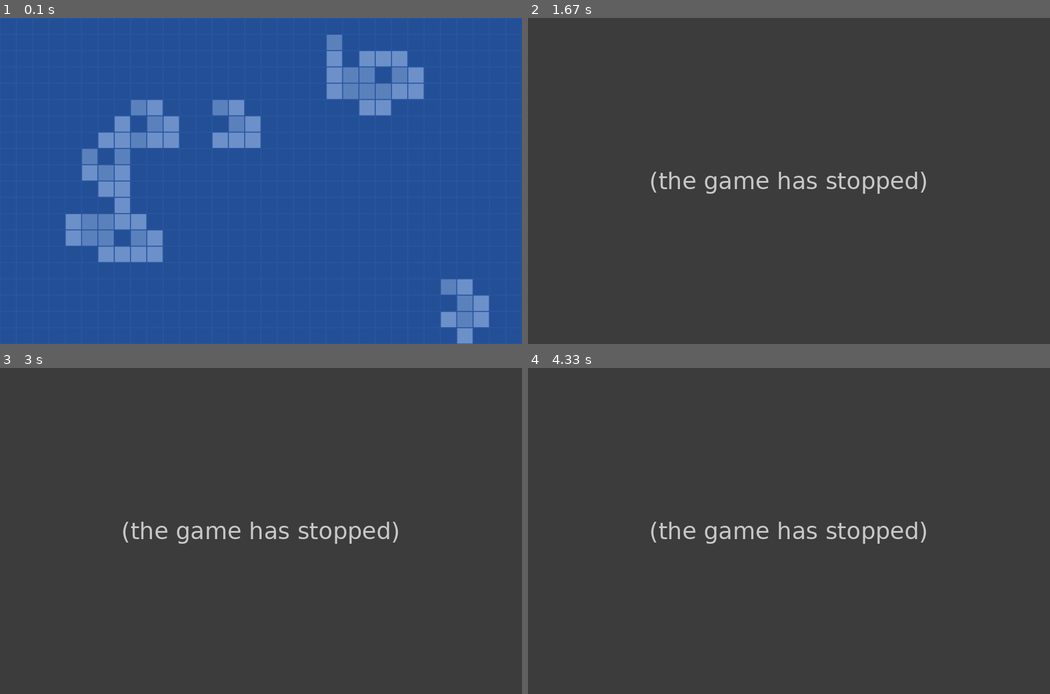
Above: before the commit, frames 1-4 (two rows, left to right).
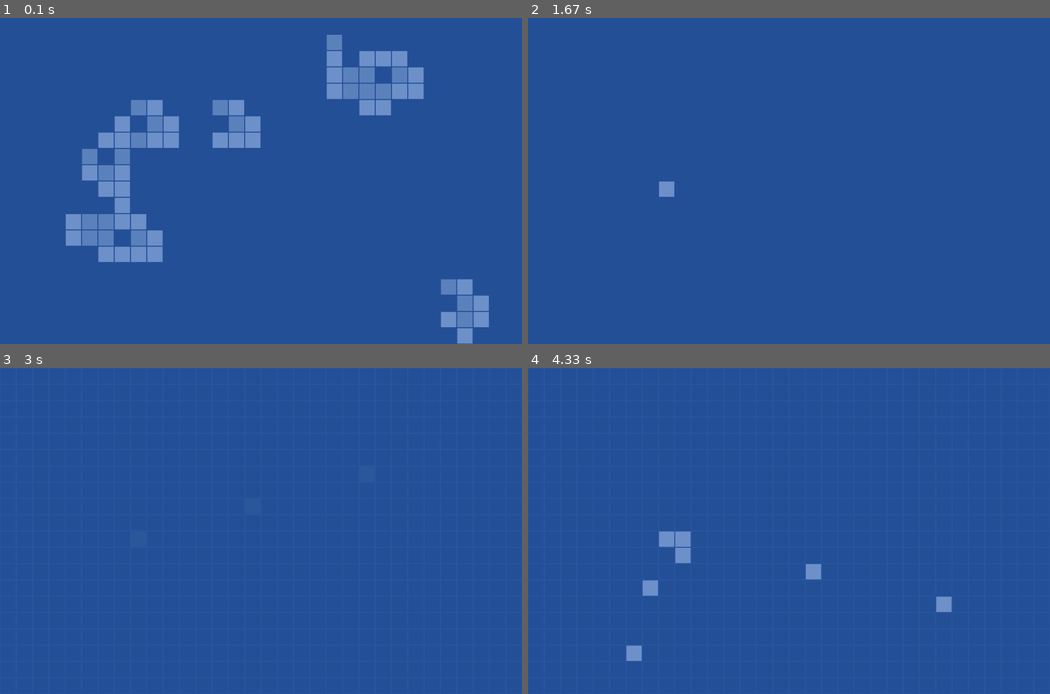
Above: after the commit, the same moments.

Repository: rejschaap/pygame-of-life
Game: pygame game, started from main.py
The game is run twice, just before and just after one commit, with the same random seed, the same clock (stepped at 60 frames per second) and the same inputs.
Inputs (mouse positions are in pixels of both pictures, inside the frame that each line leads up to):
- Up to frame 1 (0.1 s): no input
- Up to frame 2 (1.67 s): press the mouse at (663, 184) at 0.37 s; move the mouse to (752, 216) at 0.47 s; release the mouse at (841, 252) at 0.6 s; hold Backspace 0.67-1.13 s; move the mouse to (627, 132) at 0.7 s; tap N at 1.17 s; press the mouse at (663, 184) at 1.53 s; move the mouse to (794, 207) at 1.63 s
- Up to frame 3 (3 s): release the mouse at (396, 583) at 1.77 s; press the mouse at (135, 534) at 1.87 s; move the mouse to (287, 573) at 1.97 s; release the mouse at (443, 615) at 2.1 s; press the mouse at (135, 534) at 2.2 s; move the mouse to (250, 501) at 2.3 s; release the mouse at (370, 472) at 2.43 s; tap Space at 2.5 s; tap N at 2.83 s
- Up to frame 4 (4.33 s): press the mouse at (663, 534) at 3.2 s; move the mouse to (648, 592) at 3.3 s; release the mouse at (627, 651) at 3.43 s; press the mouse at (663, 534) at 3.53 s; move the mouse to (674, 544) at 3.63 s; release the mouse at (684, 557) at 3.77 s; press the mouse at (663, 534) at 3.87 s; move the mouse to (804, 570) at 3.97 s; release the mouse at (950, 609) at 4.1 s; press the mouse at (663, 534) at 4.2 s; move the mouse to (710, 482) at 4.3 s

The runs differ from the first frame. In frame 2, 100% of the frame differs, in the area x 0-100%, y 0-100%; in frame 3, 100%; in frame 4, 100%.
Before the commit the program exited at 0.67 s; later frames show no game.

Commit message:
Add some controls

Diff:
--- a/main.py
+++ b/main.py
@@ -16,28 +16,45 @@
 
 
 def main():
+    state = dict(pause=False, selecting=False, clear=False, init=False, gliders=0)
     clock = pygame.time.Clock()
     screen = create_screen()
-    board = init_with_gliders(10)
+    board = add_gliders([], 10)
 
     while True:
-        handle_events()
-        board = update(board)
-        draw(screen, board)
+        state = handle_events(state)
+
+        if state["gliders"]:
+            board = add_gliders(board, state["gliders"])
+
+        if state["clear"]:
+            board = []
+
+        if not state["pause"] and not state["selecting"]:
+            board = update(board)
+        elif "step" in state:
+            board = update(board)
+
+        if "select" in state:
+            for pos in state["select"]:
+                if pos not in board:
+                    board.append(pos)
+
+        draw(screen, board, state["pause"])
         pygame.display.update()
         clock.tick(FRAME_RATE)
 
 
-def init_with_gliders(count):
+def add_gliders(board, count):
+    new_board = board.copy()
+
     """Place the specified amount of gliders on the board"""
-    board = []
-
     for i in range(count):
         dx, dy = int(random() * WIDTH), int(random() * HEIGHT)
         translated_glider = [(x + dx, y + dy) for (x, y) in GLIDER]
-        board.extend(translated_glider)
+        new_board.extend(translated_glider)
 
-    return board
+    return new_board
 
 
 def update(board):
@@ -70,11 +87,11 @@
     return count
 
 
-def draw(screen, board):
+def draw(screen, board, paused):
     """Draw the board on the screen"""
     draw_fade(screen, 0.25)
     draw_live_cells(screen, board)
-    draw_grid(screen)
+    draw_grid(screen, paused)
 
 
 def draw_fade(screen, percentage):
@@ -92,20 +109,43 @@
         pygame.draw.rect(screen, FRONT_COLOR, rect, 0)
 
 
-def draw_grid(screen):
+def draw_grid(screen, paused):
     """Draw grid lines on top of everything"""
+    color = GRID_COLOR if paused else BACK_COLOR
     for y in range(HEIGHT):
         for x in range(WIDTH):
             rect = pygame.Rect(x * ZOOM, y * ZOOM, ZOOM, ZOOM)
-            pygame.draw.rect(screen, GRID_COLOR, rect, 1)
+            pygame.draw.rect(screen, color, rect, 1)
 
 
-def handle_events():
+def handle_events(state):
     """Quit on keypress"""
+    new_state = dict(pause=state["pause"], selecting=state["selecting"], select=[], clear=False, gliders=0)
+
     for event in pygame.event.get():
-        if event.type == pygame.QUIT or event.type == pygame.KEYDOWN:
+        if event.type == pygame.KEYDOWN and event.key == pygame.K_SPACE:
+            new_state["pause"] = not state["pause"]
+        elif event.type == pygame.KEYDOWN and event.key >= pygame.K_0 and event.key <= pygame.K_9:
+            new_state["gliders"] = event.key - pygame.K_0
+        elif event.type == pygame.KEYDOWN and event.key == pygame.K_BACKSPACE:
+            new_state["clear"] = True
+        elif event.type == pygame.KEYDOWN and event.key == pygame.K_n:
+            new_state["step"] = True
+        elif event.type == pygame.MOUSEBUTTONDOWN:
+            new_state["selecting"] = True
+            pos = (event.pos[0] // ZOOM, event.pos[1] // ZOOM)
+            new_state["select"].append(pos)
+        elif event.type == pygame.MOUSEBUTTONUP:
+            new_state["selecting"] = False
+        elif event.type == pygame.MOUSEMOTION and new_state["selecting"]:
+            pos = (event.pos[0] // ZOOM, event.pos[1] // ZOOM)
+            if pos not in new_state["select"]:
+                new_state["select"].append(pos)
+        elif event.type == pygame.QUIT or (event.type == pygame.KEYDOWN and (event.key == pygame.K_q or event.key == pygame.K_ESCAPE)):
             pygame.quit()
             sys.exit()
+
+    return new_state
 
 
 def create_screen():
